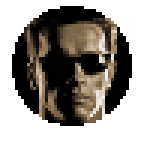
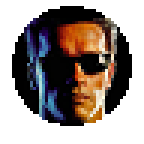
Layered file, before and after one edit (144px x 144px). Changes by layer:
pixels changed over 24, 18, 120, 123 (layer not identified)
